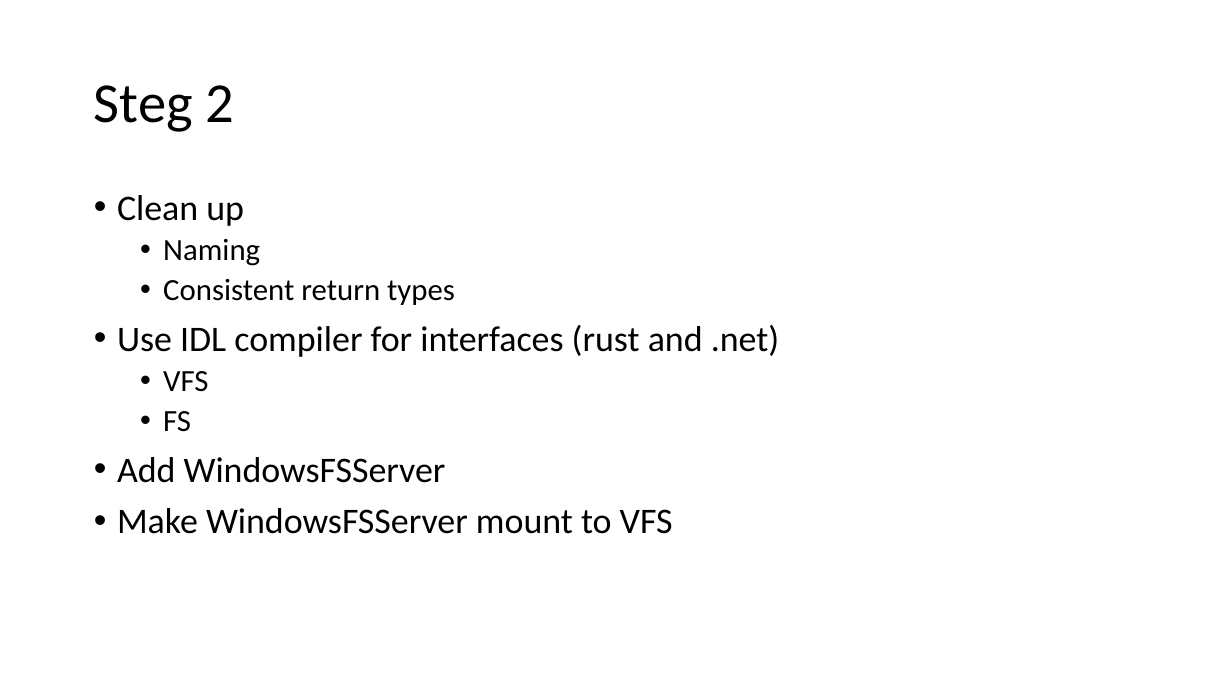
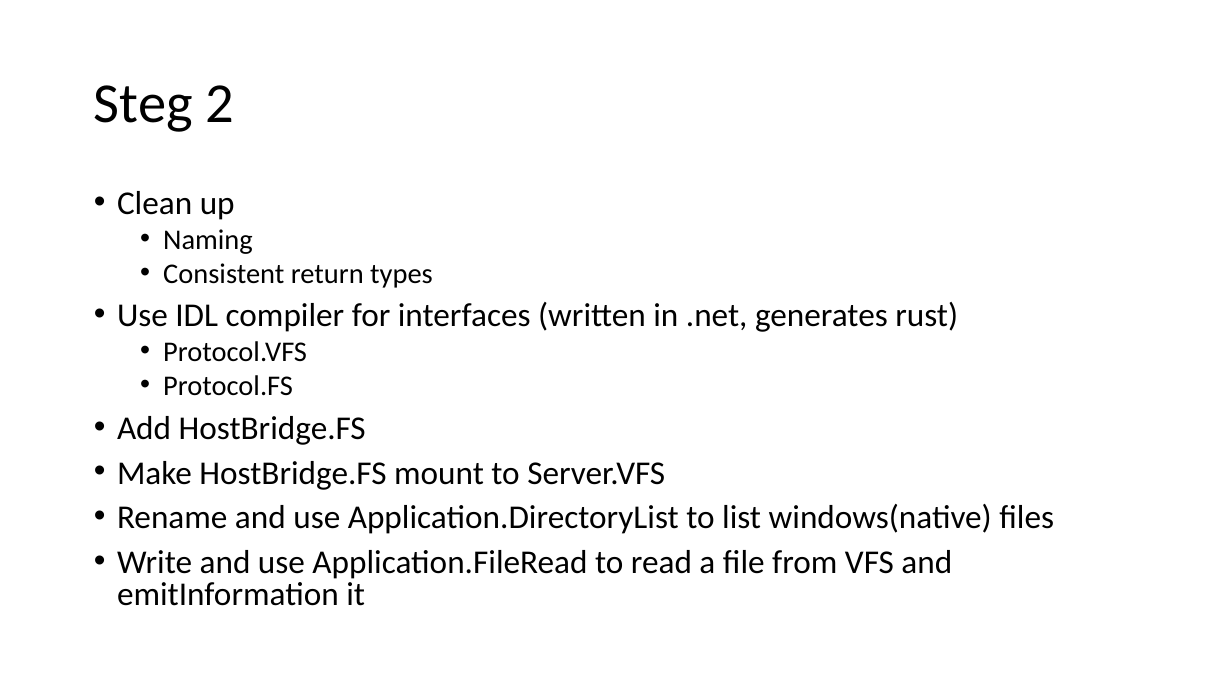
Before and after one commit to doverhill/ChaosLab, a slide deck: slide 3 of Structure.pptx. Drawn at 1232x693 pixels with LibreOffice and Linux fonts; fonts in the diff are those of the drawing. Boxes give left, top, right and bottom in pixels: in the first picture for what was removed or moved away, otherwise in the second. Text is boxed around its words. In the diff, an @@ line names an element or a change of style, - is before the commit and + after.

```diff
--- a/Structure.pptx
+++ b/Structure.pptx
@@ text at (x1=117, y1=191, x2=433, y2=288): size 28 to 25.9 pt in "Clean up"; size 24 to 22.2 pt in "Naming", "Consistent return types"; line spacing 0.9 to 0.8 @@
@@ text at (x1=117, y1=302, x2=1054, y2=606): text changed; size 28 to 25.9 pt @@
-• Use IDL compiler for interfaces (rust and .net)
-  • VFS
-  • FS
-• Add WindowsFSServer
-• Make WindowsFSServer mount to VFS
+• Use IDL compiler for interfaces (written in .net, generates rust)
+  • Protocol.VFS
+  • Protocol.FS
+• Add HostBridge.FS
+• Make HostBridge.FS mount to Server.VFS
+• Rename and use Application.DirectoryList to list windows(native) files
+• Write and use Application.FileRead to read a file from VFS and emitInformation it
```
Also in this commit, not shown: 2 other slides changed, 1 slide added, 29 other files.
